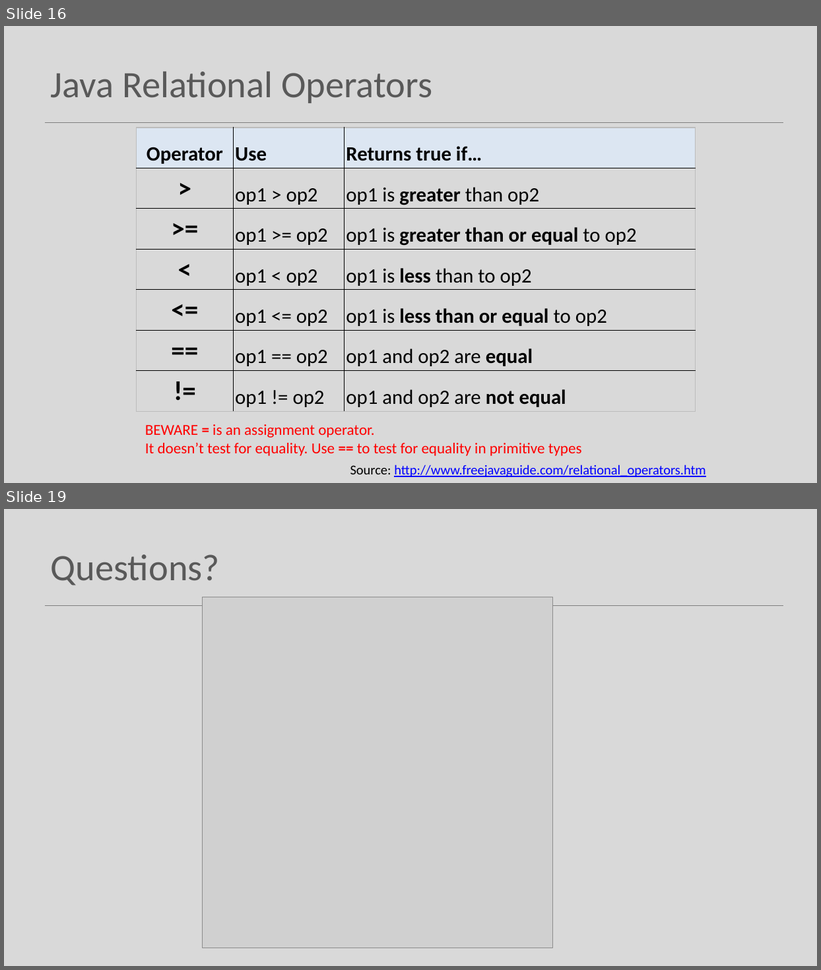
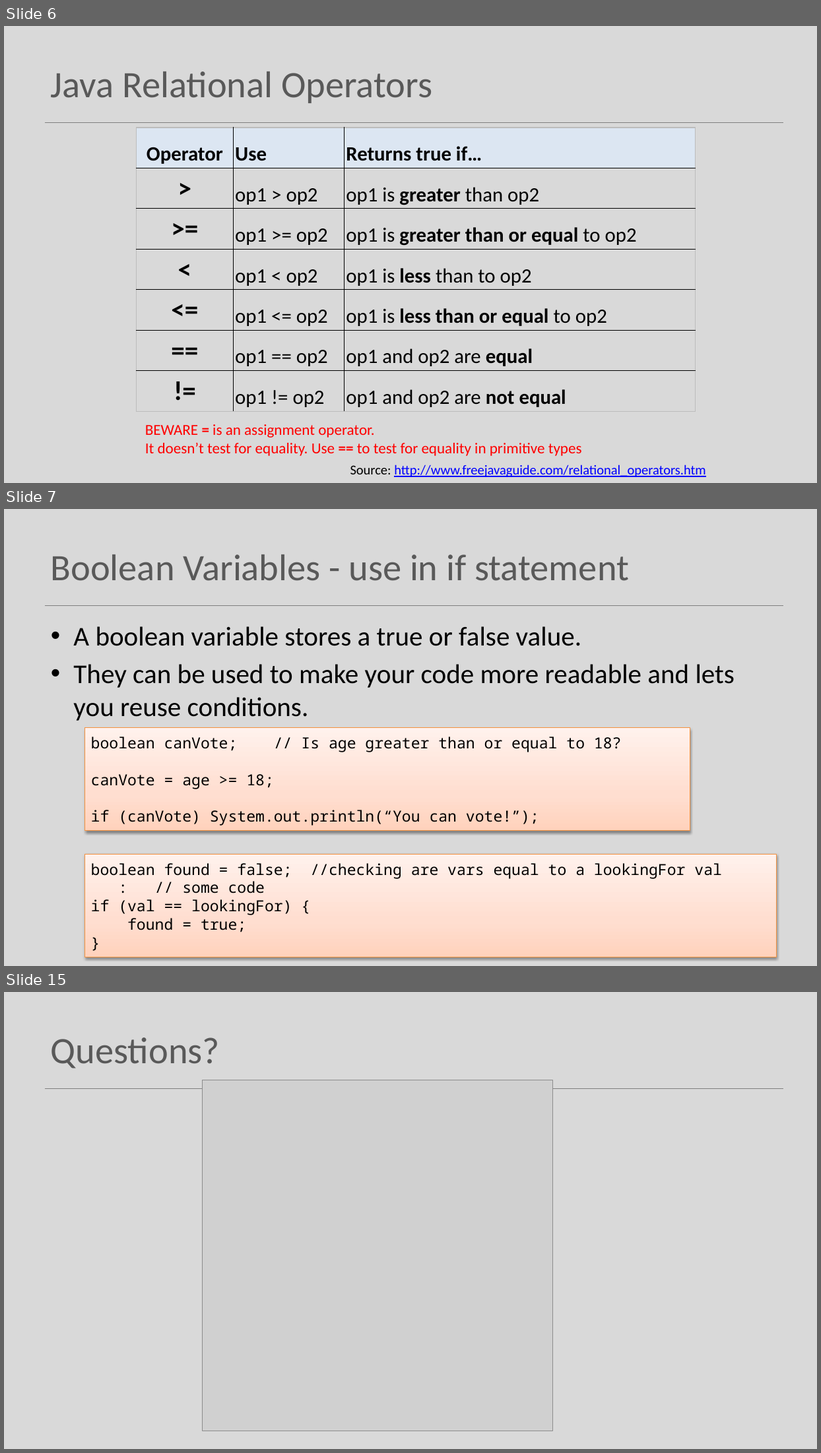
Before and after one commit to Programming-Fundamentals-SETU/prog-fund-1-sept-25, a slide deck: topic04-selection/unit-1/talk-3/c-boolean-cond.pptx. Shown one above the other, each under a label of ours: slides 16 and 19 before the commit, slides 6, 7 and 15 after it; the slides between them are not shown. The pictures are 821x970 and 821x1453 pixels, drawn with LibreOffice and Linux fonts; fonts in the diff are those of the drawing; grey boxes stand for pictures. Boxes give left, top, right and bottom in pixels: in the first picture for what was removed or moved away, otherwise in the second. Text is boxed around its words. In the diff, an @@ line names an element or a change of style, - is before the commit and + after.

```diff
--- a/topic04-selection/unit-1/talk-3/c-boolean-cond.pptx
+++ b/topic04-selection/unit-1/talk-3/c-boolean-cond.pptx
@@ slide 7 added at [4,509,817,966], background #D9D9D9; not listed: 1 template element that a slide beside it also shows @@
@@ title added at [51,555,629,581], 44 pt, text #595959 @@
+Boolean Variables - use in if statement
@@ text added at [73,626,735,721], 32 pt, text #000000 @@
+• A boolean variable stores a true or false value.
+• They can be used to make your code more readable and lets you reuse conditions.
@@ rectangle added at [85,728,690,831], fill gradient #FFD2BD to #FFDED0 to #FFF2ED, outline #F69240 0.75 pt, 18 pt, text #000000 @@
+boolean canVote; // Is age greater than or equal to 18?
+canVote = age >= 18;
+if (canVote) System.out.println(“You can vote!”);
@@ rectangle added at [85,855,777,958], fill gradient #FFD2BD to #FFDED0 to #FFF2ED, outline #F69240 0.75 pt, 18 pt, text #000000 @@
+boolean found = false; //checking are vars equal to a lookingFor val
+: // some code
+if (val == lookingFor) {
+found = true;
+}
@@ what was slide 16 is now slide 6 @@
@@ what was slide 19 is now slide 15 @@
```
Also in this commit, not shown: 2 slides changed, 10 other slides added, 15 slides removed, 4 other files.
